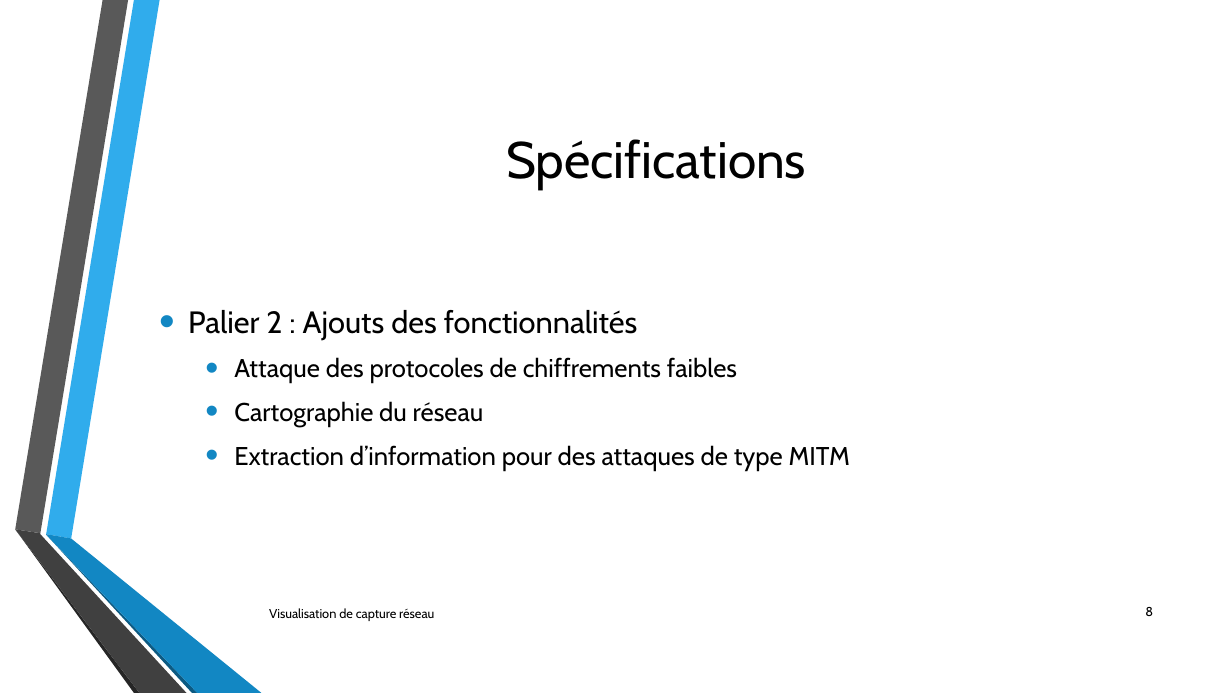
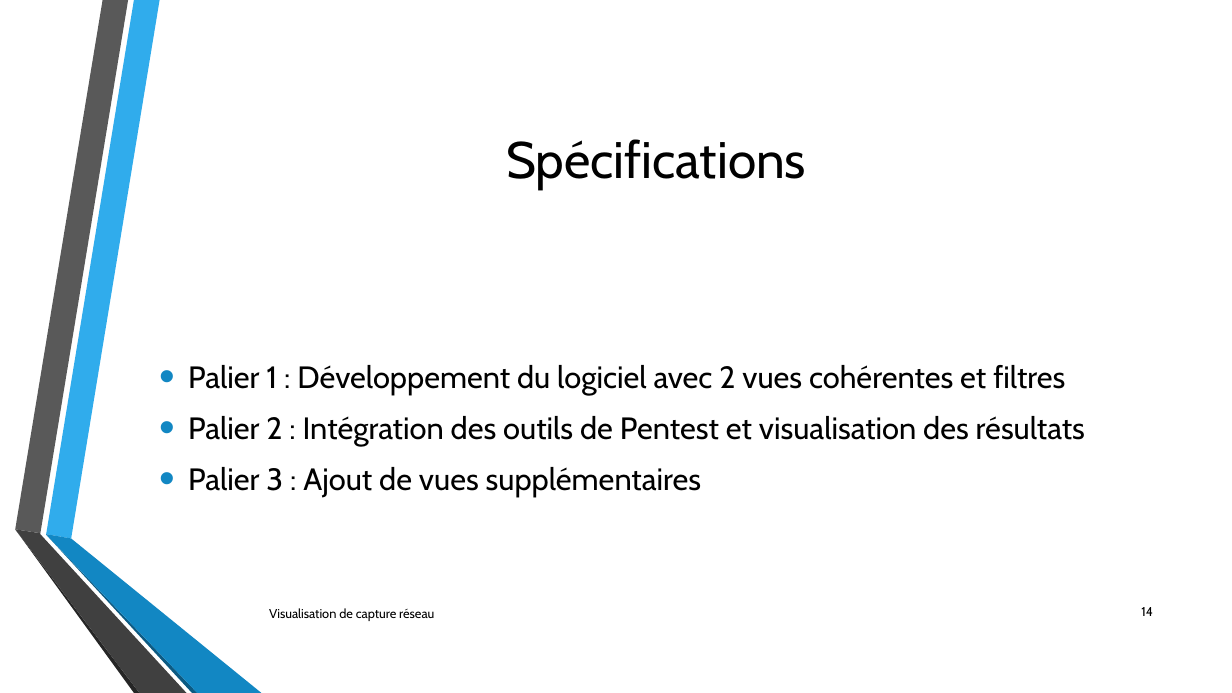
Before and after one commit to lechinoix/Pcap-visualization-project, a slide deck: slide 14 of Présentation de mi-projet/Outils de visualisation de capture réseau.pptx (slide 8 before the commit). Drawn at 1232x693 pixels with LibreOffice and Linux fonts; fonts in the diff are those of the drawing; background and template pictures are left out. Boxes give left, top, right and bottom in pixels: in the first picture for what was removed or moved away, otherwise in the second. Text is boxed around its words. In the diff, an @@ line names an element or a change of style, - is before the commit and + after.

```diff
--- a/Présentation de mi-projet/Outils de visualisation de capture réseau.pptx
+++ b/Présentation de mi-projet/Outils de visualisation de capture réseau.pptx
@@ text at (x1=188, y1=365, x2=1085, y2=497): text changed; size 20 to 24 pt @@
-• Palier 2 : Ajouts des fonctionnalités
-  • Attaque des protocoles de chiffrements faibles
-  • Cartographie du réseau
-  • Extraction d’information pour des attaques de type MITM
+• Palier 1 : Développement du logiciel avec 2 vues cohérentes et filtres
+• Palier 2 : Intégration des outils de Pentest et visualisation des résultats
+• Palier 3 : Ajout de vues supplémentaires
@@ page number at (x1=1141, y1=607, x2=1153, y2=616): text changed @@
-8
+14
```
Also in this commit, not shown: 4 other slides changed, 5 slides added, 2 slides removed, 9 other files.
